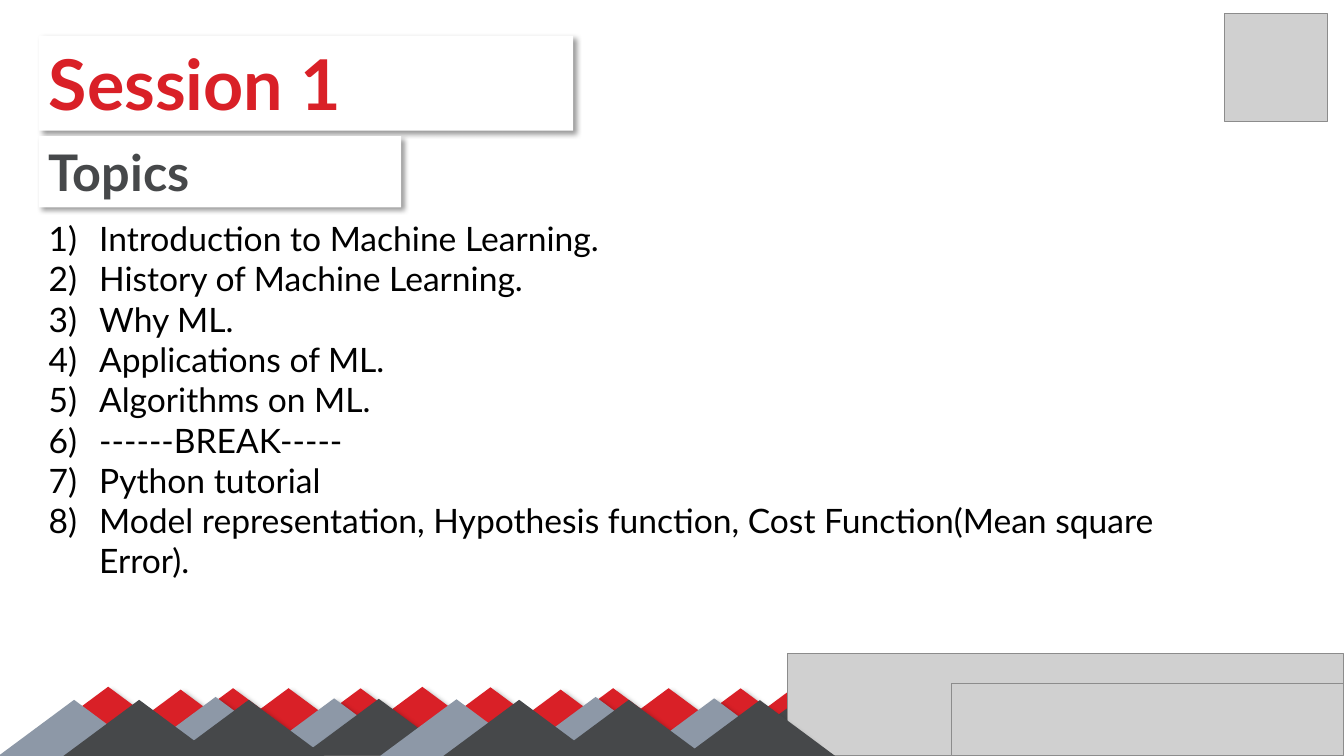
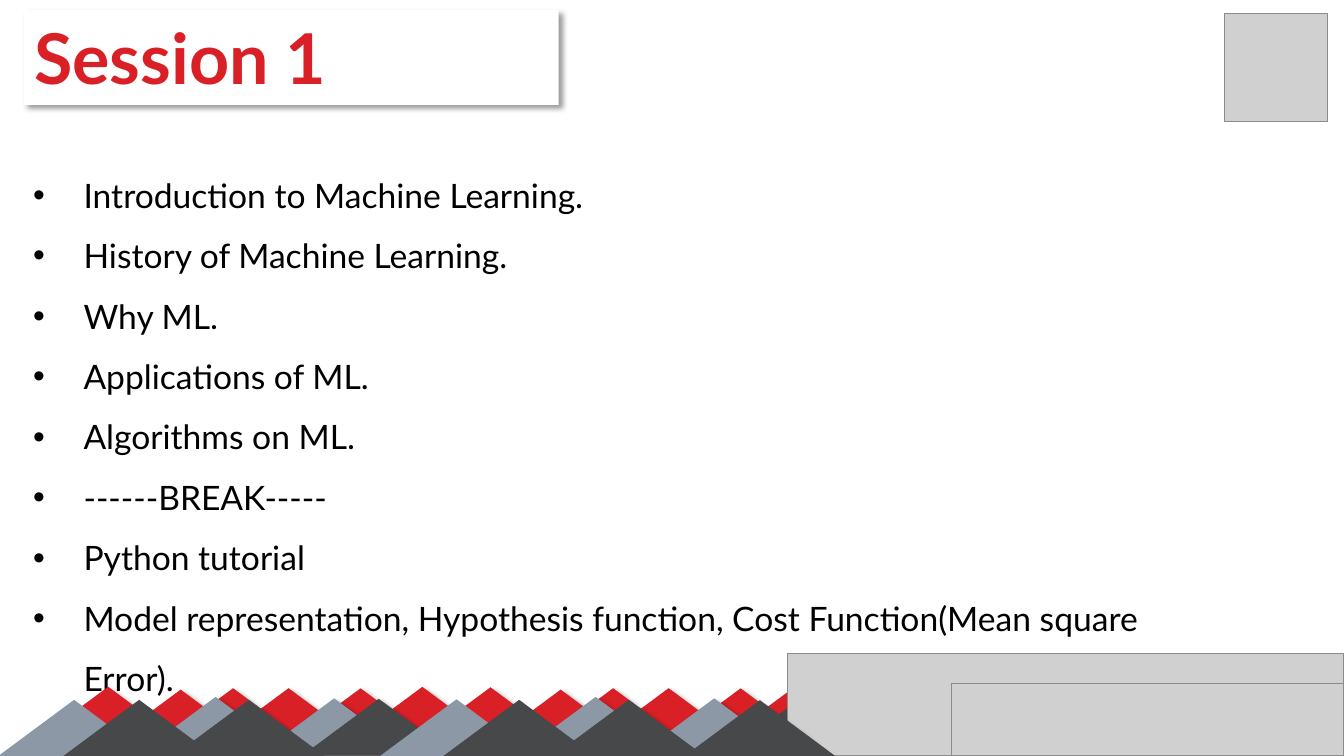
Before and after one commit to SalmaGira/machine-learning-workshop-Kvector, a slide deck: slide 2 of Sessions/Session 1/Session_01.pptx. Drawn at 1344x756 pixels with LibreOffice and Linux fonts; fonts in the diff are those of the drawing; grey boxes stand for pictures. Boxes give left, top, right and bottom in pixels: in the first picture for what was removed or moved away, otherwise in the second. Text is boxed around its words. In the diff, an @@ line names an element or a change of style, - is before the commit and + after.

```diff
--- a/Sessions/Session 1/Session_01.pptx
+++ b/Sessions/Session 1/Session_01.pptx
@@ rectangle "Session 1": place and size @@
-rectangle "Session 1" at <box>39,35,574,130</box>
+rectangle "Session 1" at <box>24,10,559,105</box>
@@ text "Introduction to Machine Learning.": place and size @@
-text "Introduction to Machine Learning." at <box>99,226,1153,578</box>
+text "Introduction to Machine Learning." at <box>84,183,1138,637</box>
@@ text "Introduction to Machine Learning." at <box>84,183,1138,637</box>: bullet 1) to •; line spacing 1 to 1.5 @@
@@ rectangle removed at <box>39,136,401,208</box> @@
-Topics
```
Also in this commit, not shown: 9 other slides changed, 6 slides added.
